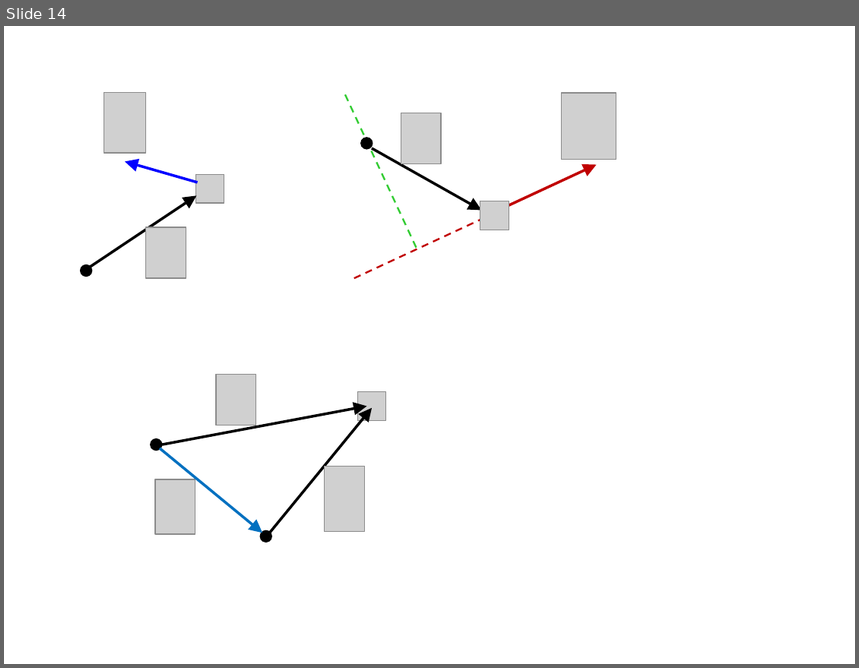
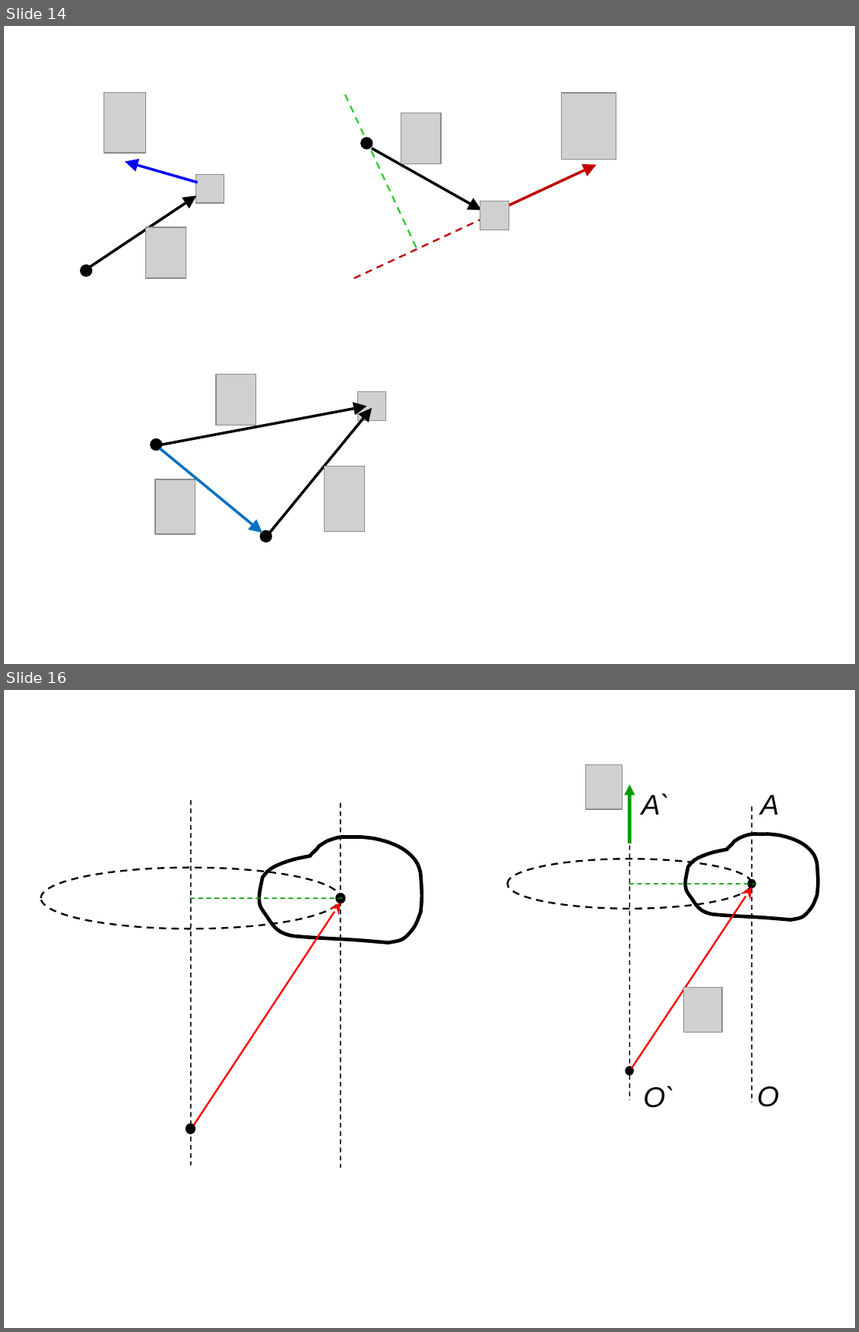
Before and after one commit to l432/NMK, a slide deck: Lecture/Mechanics/sclad.ppt. Shown one above the other, each under a label of ours: slide 14 before the commit, slides 14 and 16 after it; the slides between them are not shown. The pictures are 859x668 and 859x1332 pixels, drawn with LibreOffice and Linux fonts; fonts in the diff are those of the drawing; grey boxes stand for pictures. Boxes give left, top, right and bottom in pixels: in the first picture for what was removed or moved away, otherwise in the second. Text is boxed around its words. In the diff, an @@ line names an element or a change of style, - is before the commit and + after.

```diff
--- a/Lecture/Mechanics/sclad.ppt
+++ b/Lecture/Mechanics/sclad.ppt
@@ slide 16 added at box(4, 690, 855, 1328), background #FFFFFF @@
@@ group added at box(507, 765, 819, 1108): 4 texts, 3 ellipses, 3 lines, 2 arrows, 2 pictures, 1 freeform shape @@
+O
+O`
+A
+A`
@@ group added at box(40, 801, 422, 1168): 3 ellipses, 3 lines, 1 freeform shape, 1 arrow @@
```
Also in this commit, not shown: 10 slides changed, 11 other slides added, 4 slides removed, 5 other files.
